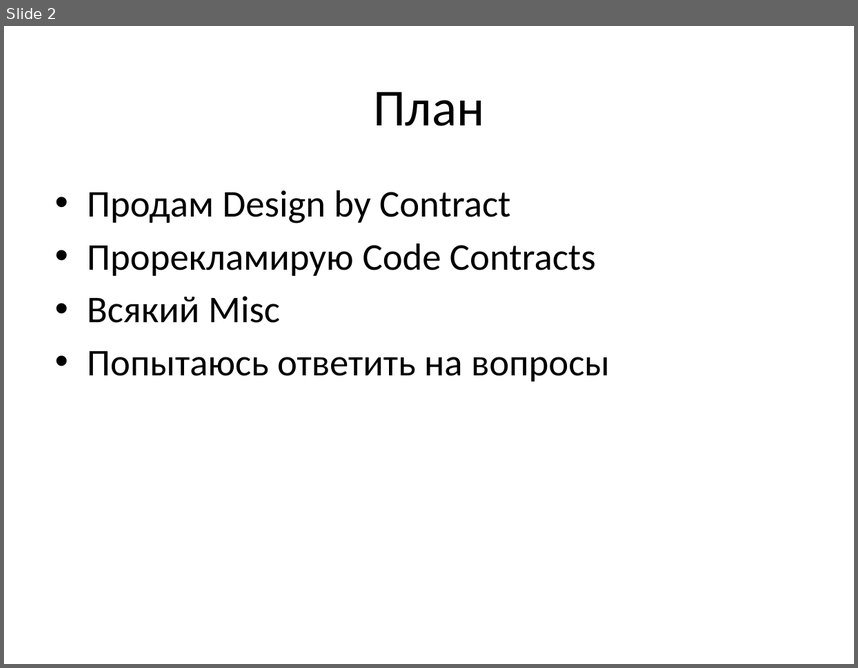
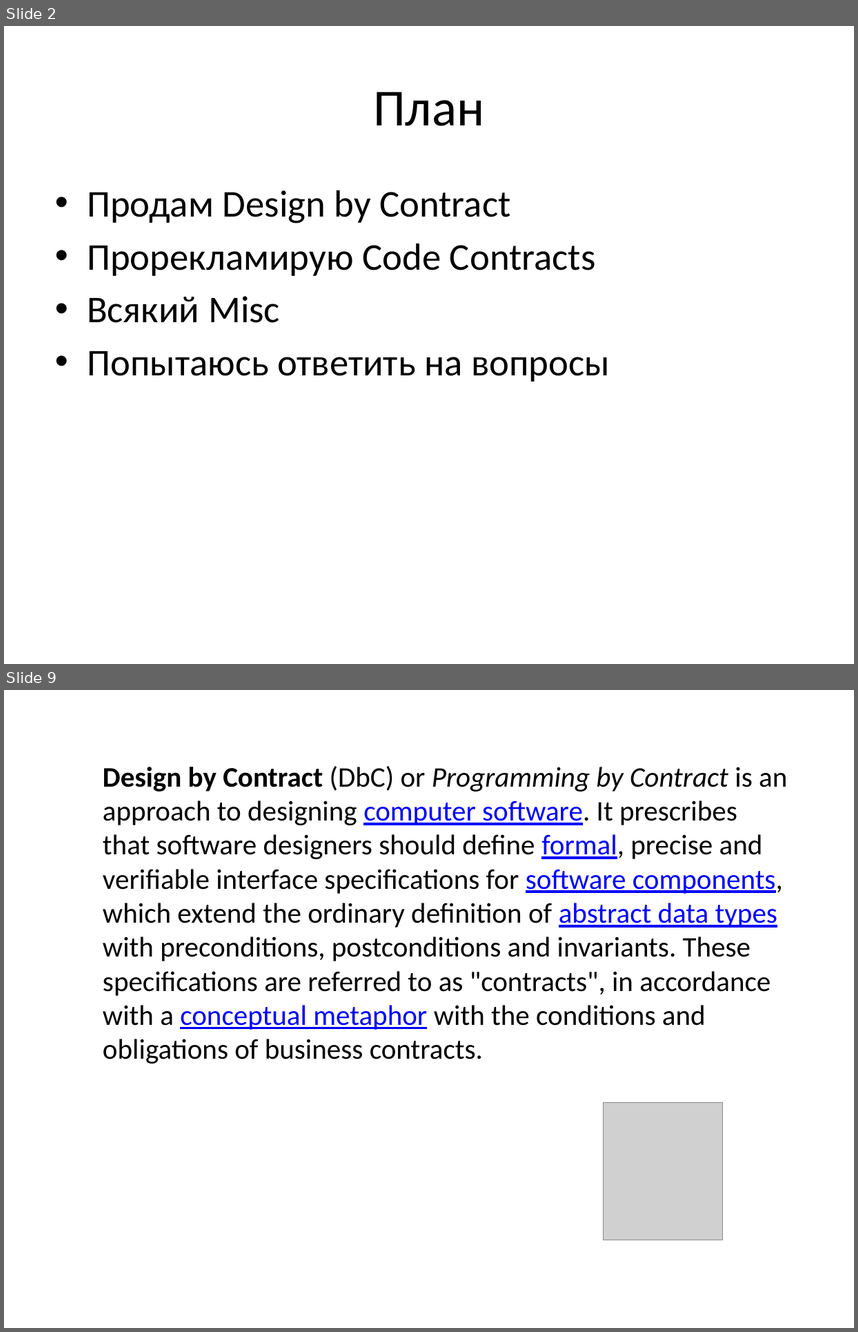
Before and after one commit to chaliy/my_talks, a slide deck: CodeContracts/Code Contracts.pptx. Shown one above the other, each under a label of ours: slide 2 before the commit, slides 2 and 9 after it; the slides between them are not shown. The pictures are 858x668 and 858x1332 pixels, drawn with LibreOffice and Linux fonts; fonts in the diff are those of the drawing; grey boxes stand for pictures. Boxes give left, top, right and bottom in pixels: in the first picture for what was removed or moved away, otherwise in the second. Text is boxed around its words. In the diff, an @@ line names an element or a change of style, - is before the commit and + after.

Commit message:
CodeContracts, added added first section

```diff
--- a/CodeContracts/Code Contracts.pptx
+++ b/CodeContracts/Code Contracts.pptx
@@ slide 9 added at (x1=4, y1=690, x2=854, y2=1328), background #FFFFFF @@
@@ text added at (x1=103, y1=766, x2=787, y2=1063), 24 pt, text #000000 @@
+Design by Contract (DbC) or Programming by Contract is an approach to designing computer software. It prescribes that software designers should define formal, precise and verifiable interface specifications for software components, which extend the ordinary definition of abstract data types with preconditions, postconditions and invariants. These specifications are referred to as "contracts", in accordance with a conceptual metaphor with the conditions and obligations of business contracts.
@@ picture added at (x1=604, y1=1103, x2=723, y2=1239) @@
```
Also in this commit, not shown: 7 other slides added, 1 slide removed, 1 other file.
